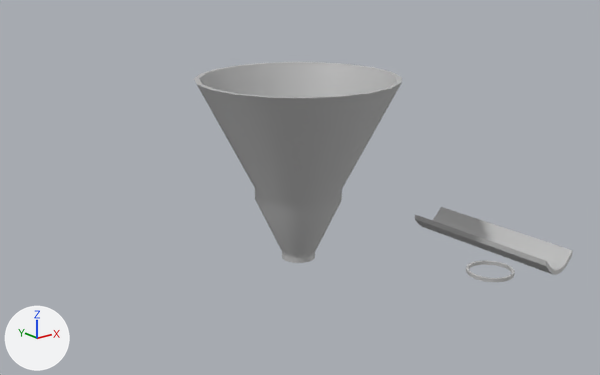
The FBX model Assets/Models/rubeGoldberg_models.fbx as it was, and as the next commit left it.
One viewpoint serves both versions: a 50 mm lens placed at (-0.254, -0.341, 0.174), pointed at (-0.001, -0.025, 0.047). Arrows for +X, +Y and +Z are at lower left; the lights stay in place. Where no turn or scale is listed for an object, it has been applied to the vertices.

Names of what the first picture shows: 'pCube1', 'pPipe1', 'pPipe2'.
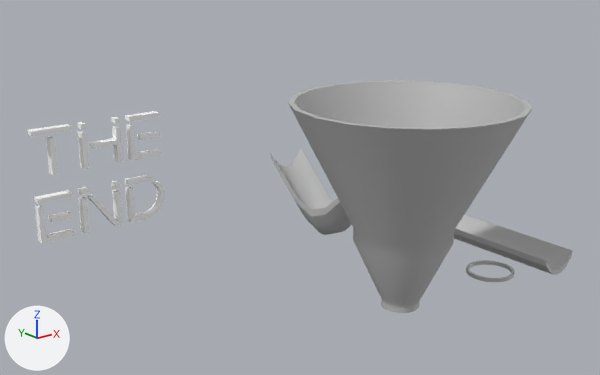
Where the change shows, as pixel boxes (x1, y1, x2, y2) in the pictures (600 x 375 px):
'pPipe2', moved
    before: (194, 62, 402, 263)
    after: (288, 80, 532, 313)
'typeMesh1', added
    after: (27, 111, 165, 243)
'pCube2', added
    after: (270, 149, 352, 235)

Diff of the bpy script that builds the scene:
```diff
--- a/Assets/Models/rubeGoldberg_models.fbx.py
+++ b/Assets/Models/rubeGoldberg_models.fbx.py
@@ mat_typeblinn @@
+mat_typeblinn = principled_material('typeBlinn')
+mat_typeblinn.base_color = (1.0, 1.0, 1.0)  # white #ffffff
+mat_typeblinn.roughness = 0.749
@@ me_mesh_004 @@
+me_mesh_004.from_pydata(...)  # 710 vertices, 604 faces; spans x 0.0028..0.0794, y -0.0049..0.0, z -0.0368..0.0252
+me_mesh_004.materials.append(mat_typeblinn)  # white #ffffff
@@ me_mesh_003 @@
+me_mesh_003.from_pydata(...)  # 112 vertices, 110 faces; spans x -0.0114..0.0114, y -0.0061..0.0676, z -0.0517..-0.0088
+me_mesh_003.materials.append(mat_lambert1)  # grey #bcbcbc
@@ ob_ppipe2 @@
 ob_ppipe2 = bpy.data.objects.new('pPipe2', me_mesh_002)
-ob_ppipe2.location = (0.01, -0.01, 0.0486)
+ob_ppipe2.location = (0.01, -0.0878, 0.0486)
@@ ob_typemesh1 @@
+ob_typemesh1 = bpy.data.objects.new('typeMesh1', me_mesh_004)
+ob_typemesh1.location = (-0.1024, 0.0799, 0.0473)
@@ ob_pcube2 @@
+ob_pcube2 = bpy.data.objects.new('pCube2', me_mesh_003)
+ob_pcube2.location = (0.0364, -0.0325, 0.0579)
```
